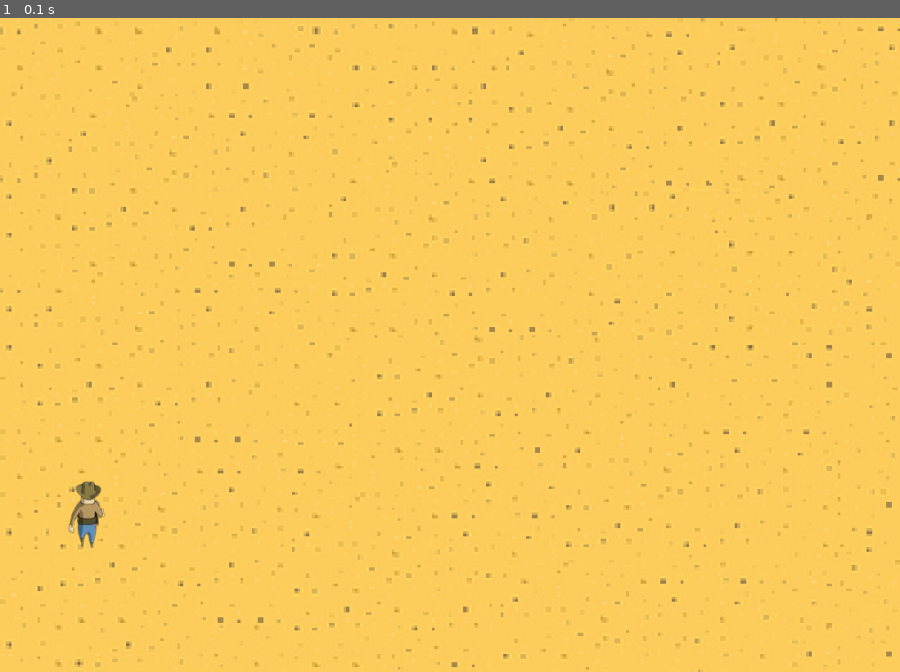
Above: before the commit, frame 1.
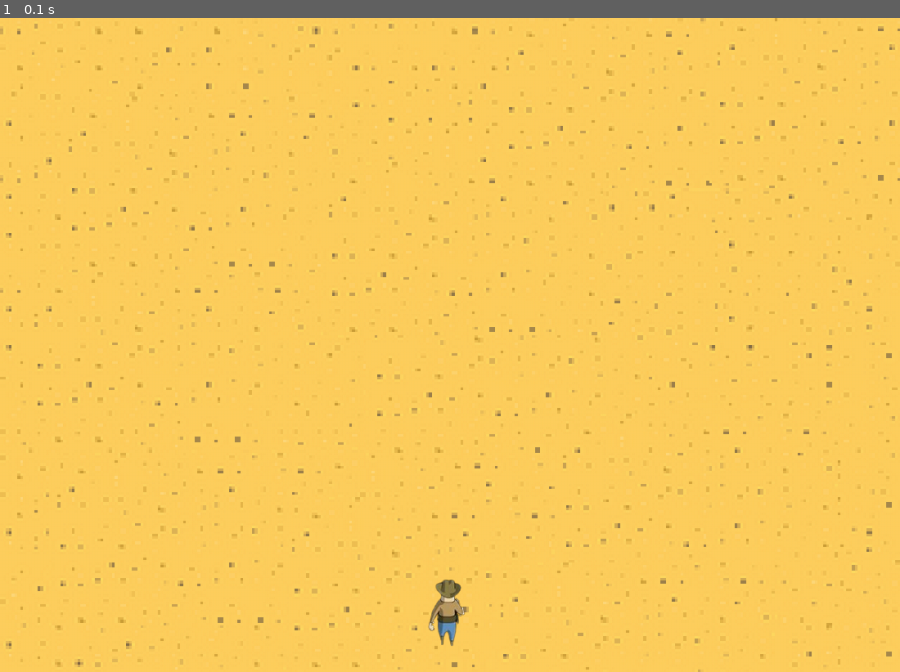
Above: after the commit, the same moment.

Repository: Ivailo2707/Pygame_Project_Cowboy
Game: pygame game, started from main.py
Two runs of this game, one before a commit and one after it. Both use one fixed random seed, a clock stepped at 60 frames per second and the inputs below.
Inputs:
- Up to frame 1 (0.1 s): no input

The runs differ from the first frame. In frame 1, 0.5% of the frame differs, in the area x 7-52%, y 70-97%.

Commit message:
Finished drawing P1 and also tested
Оказа се че снимката има идеални размери, затова махнах width и height от Player1 class

Diff:
--- a/Player1.py
+++ b/Player1.py
@@ -3,13 +3,10 @@
 
 
 class Player1:
-    def __init__(self, x, y, width, height, p1_image):
+    def __init__(self, x, y, p1_image):
         self.x = x
         self.y = y
-        self.width = width
-        self.height = height
         self.p1_image = p1_image
-        self.rect = pygame.Rect(x, y, width, height)
         self.bullets = []
         self.health = 10
 
--- a/main.py
+++ b/main.py
@@ -10,7 +10,7 @@
 
 PLAYER_1_IMAGE = pygame.image.load(os.path.join('Assets', 'Player_1.png'))
 
-P1 = Player1(50, WIDTH/2, 30, 60, PLAYER_1_IMAGE)
+P1 = Player1(WIDTH/2 - 60, 670, PLAYER_1_IMAGE)
 
 DESERT = pygame.transform.scale(pygame.image.load(os.path.join('Assets', 'Desert.png')), (WIDTH, HEIGHT))
 
